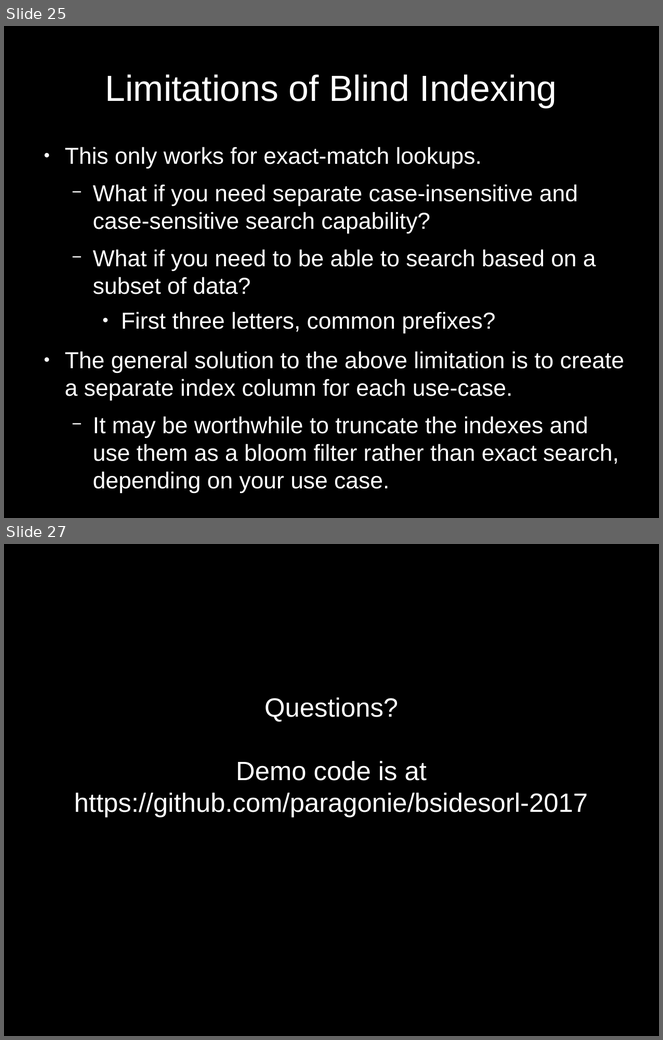
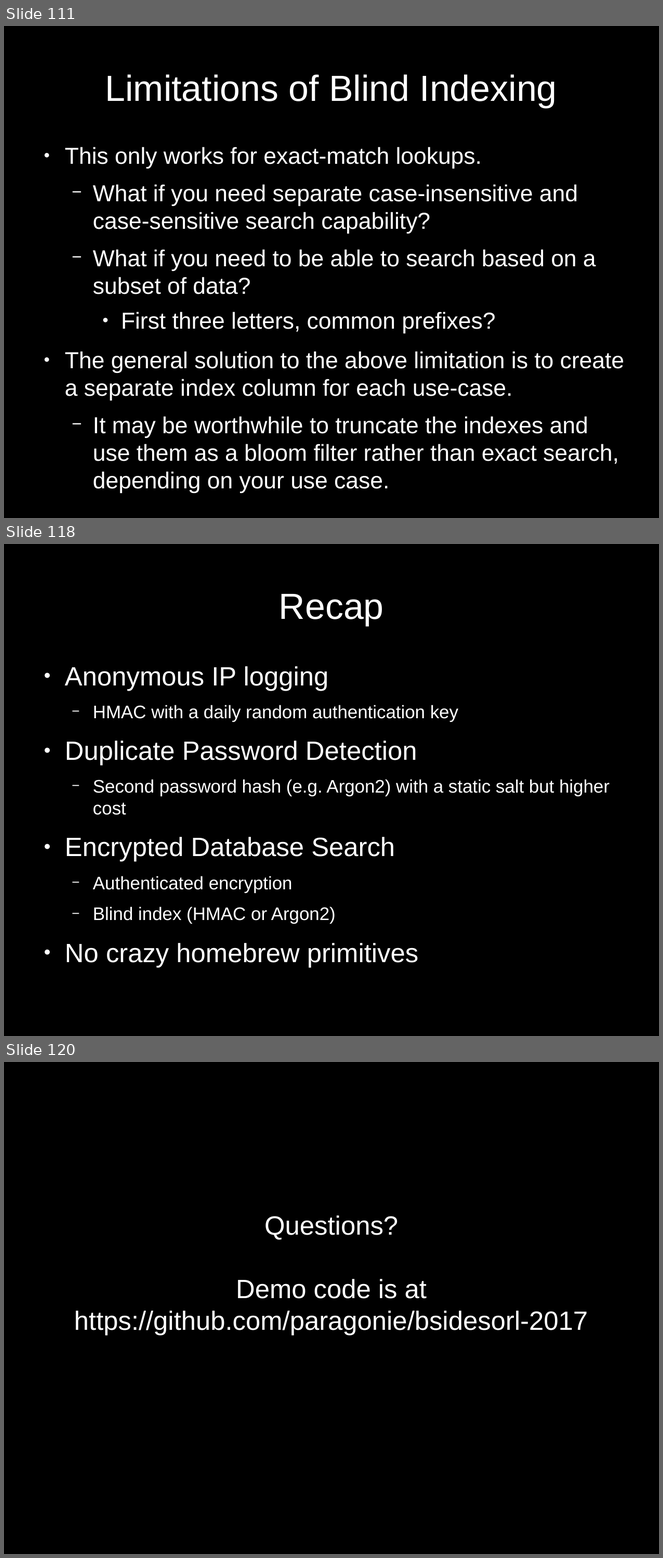
Before and after one commit to paragonie/bsidesorl-2017, a slide deck: talk/20170408-BsidesOrlando-ScottArciszewski.odp. Shown one above the other, each under a label of ours: slides 25 and 27 before the commit, slides 111, 118 and 120 after it; the slides between them are not shown. The pictures are 663x1040 and 663x1558 pixels, drawn with LibreOffice and Linux fonts; fonts in the diff are those of the drawing. Boxes give left, top, right and bottom in pixels: in the first picture for what was removed or moved away, otherwise in the second. Text is boxed around its words. In the diff, an @@ line names an element or a change of style, - is before the commit and + after.

```diff
--- a/talk/20170408-BsidesOrlando-ScottArciszewski.odp
+++ b/talk/20170408-BsidesOrlando-ScottArciszewski.odp
@@ slide 118 added at [4,544,659,1036], background #000000 @@
@@ title added at [279,594,384,626], 44 pt, text #FFFFFF @@
+Recap
@@ text added at [65,666,610,967], 22 pt, text #FFFFFF @@
+● Anonymous IP logging
+  − HMAC with a daily random authentication key
+● Duplicate Password Detection
+  − Second password hash (e.g. Argon2) with a static salt but higher cost
+● Encrypted Database Search
+  − Authenticated encryption
+  − Blind index (HMAC or Argon2)
+● No crazy homebrew primitives
@@ what was slide 25 is now slide 111 @@
@@ what was slide 27 is now slide 120 @@
```
Also in this commit, not shown: 6 slides changed, 93 other slides added, 1 slide removed, 1 other file.
